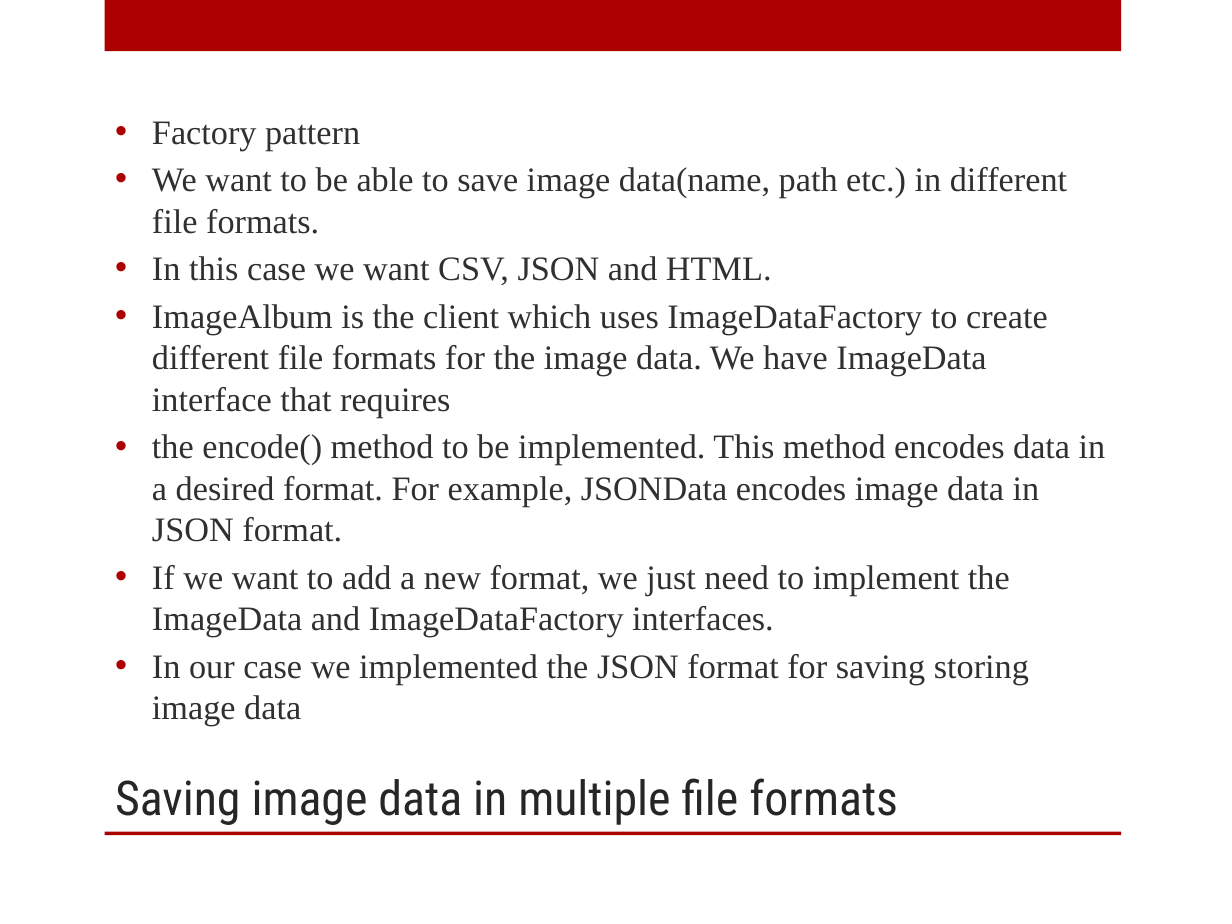
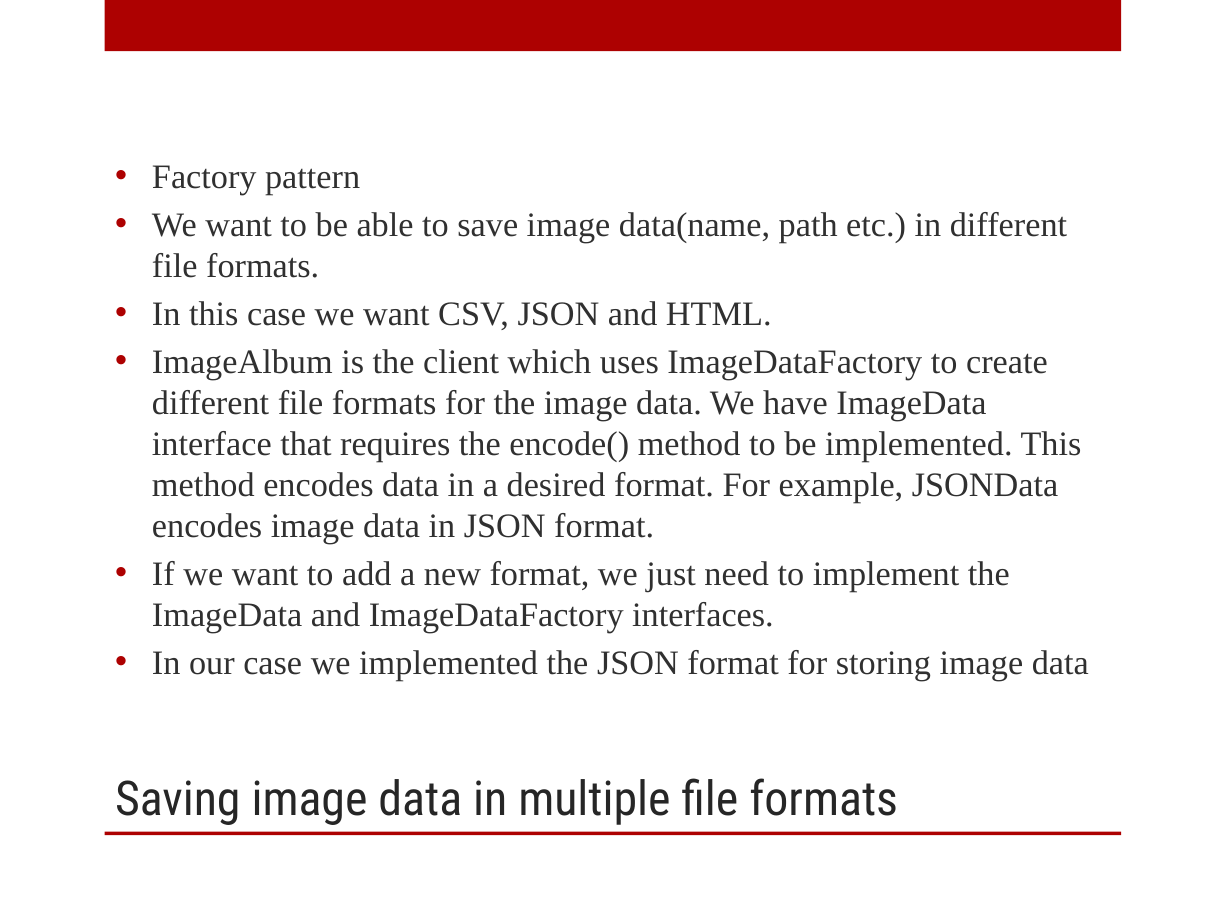
Before and after one commit to axl3697/Aether, a slide deck: slide 9 of ImageAlbum Presentation Final.pptx. Drawn at 1232x924 pixels with LibreOffice and Linux fonts; fonts in the diff are those of the drawing; background and template pictures are left out. Boxes give left, top, right and bottom in pixels: in the first picture for what was removed or moved away, otherwise in the second. Text is boxed around its words. In the diff, an @@ line names an element or a change of style, - is before the commit and + after.

Commit message:
Image Album Presentation edit
Image Album Presentation edit

```diff
--- a/ImageAlbum Presentation Final.pptx
+++ b/ImageAlbum Presentation Final.pptx
@@ text at <box>152,349,1082,544</box>: text changed @@
-• ImageAlbum is the client which uses ImageDataFactory to create different file formats for the image data. We have ImageData interface that requires
-• the encode() method to be implemented. This method encodes data in a desired format. For example, JSONData encodes image data in JSON format.
+• ImageAlbum is the client which uses ImageDataFactory to create different file formats for the image data. We have ImageData interface that requires the encode() method to be implemented. This method encodes data in a desired format. For example, JSONData encodes image data in JSON format.
@@ text at <box>152,650,1089,681</box>: text changed @@
-• In our case we implemented the JSON format for saving storing image data
+• In our case we implemented the JSON format for storing image data
```
Also in this commit, not shown: 1 other slide changed.
